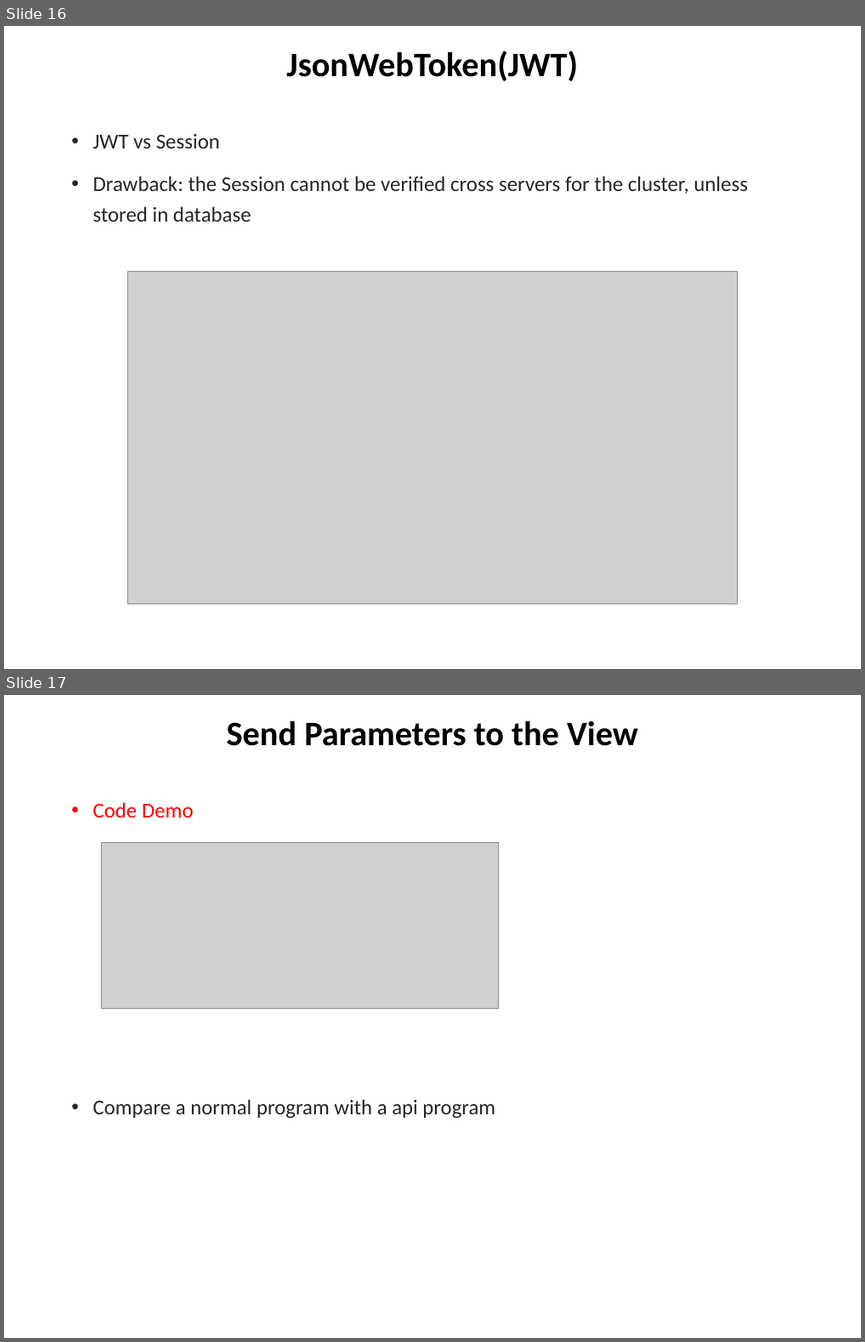
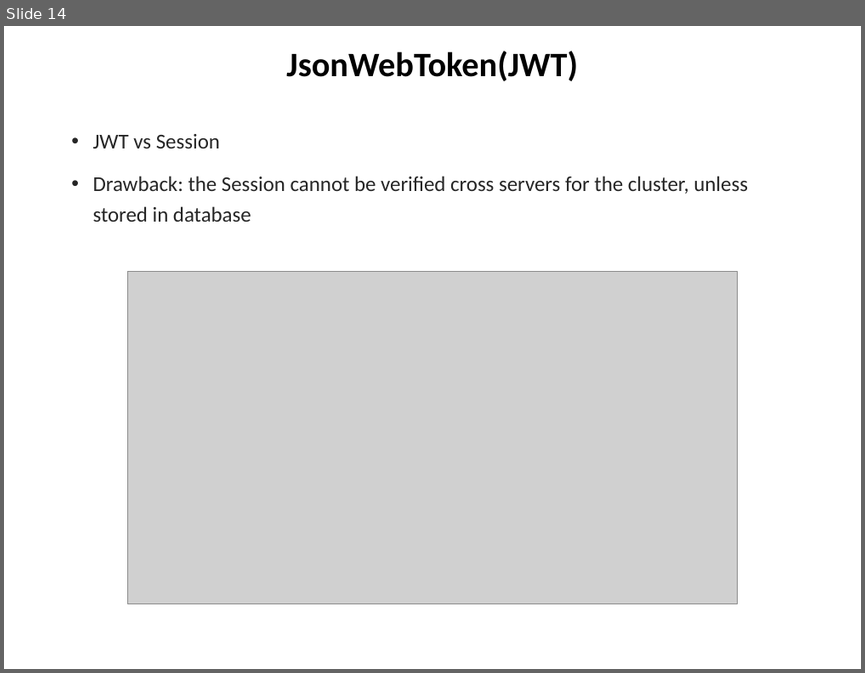
Before and after one commit to chuacw/SGUS-Slides, a slide deck: BCI - Batch2 - Day8 - Node & Express 2.pptx. Shown one above the other, each under a label of ours: slides 16 and 17 before the commit, slide 14 after it. The pictures are 865x1342 and 865x673 pixels, drawn with LibreOffice and Linux fonts; fonts in the diff are those of the drawing; grey boxes stand for pictures. Boxes give left, top, right and bottom in pixels: in the first picture for what was removed or moved away, otherwise in the second. Text is boxed around its words. In the diff, an @@ line names an element or a change of style, - is before the commit and + after.

```diff
--- a/BCI - Batch2 - Day8 - Node & Express 2.pptx
+++ b/BCI - Batch2 - Day8 - Node & Express 2.pptx
@@ slide 17 removed at <box>4,695,861,1338</box>, background #FFFFFF @@
@@ title removed at <box>227,721,638,746</box> @@
-Send Parameters to the View
@@ text removed at <box>93,802,495,1118</box> @@
-• Code Demo
-• Compare a normal program with a api program
@@ picture removed at <box>102,842,500,1009</box> @@
@@ what was slide 16 is now slide 14 @@
```
Also in this commit, not shown: 7 slides changed, 2 slides added, 3 other slides removed, 1 other file.
